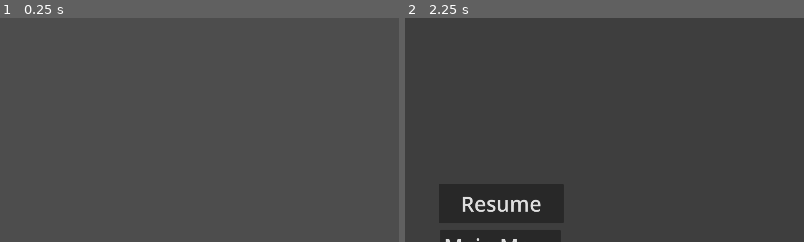
Above: before the commit, frames 1-2 (left to right).
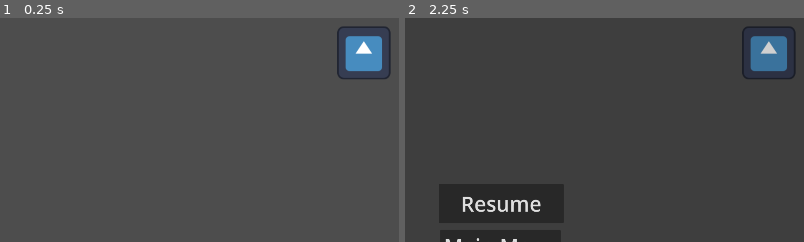
Above: after the commit, the same moments.

Repository: Inquisitor718/Casa-de-Penguin
Game: Godot game, scene res://Scenes/Kitchen.tscn
The game is run twice, just before and just after one commit, with the same random seed, the same clock (stepped at 60 frames per second) and the same inputs. This scene is started directly instead of the project's main scene. The engine's default icon, where the game draws it, is replaced by a stand-in: a white triangle on a blue panel in a dark square.
Inputs:
- Up to frame 1 (0.25 s): no input
- Up to frame 2 (2.25 s): click "II" at 0.5 s; click "Resume" at 1.25 s; click "II" at 2 s
The pictures show only the part of the screen within x 38-88%, y 9-59%; the shares and areas given below are measured in that part.

The runs differ from the first frame. In frame 1, 1.9% of the frame differs, in the area x 84-98%, y 3-28%; in frame 2, 1.7%.

Commit message:
chain theek hi ab

Diff:
--- a/casa-de-penguin/Scenes/Chain.tscn
+++ b/casa-de-penguin/Scenes/Chain.tscn
@@ -1,18 +1,23 @@
-[gd_scene load_steps=3 format=3 uid="uid://dqkdmfcj41bim"]
+[gd_scene load_steps=5 format=3 uid="uid://dqkdmfcj41bim"]
 
+[ext_resource type="Script" uid="uid://3yjnb7pe7j07" path="res://Scripts/chain123.gd" id="1_oeqib"]
 [ext_resource type="Texture2D" uid="uid://bxkdtofujphu3" path="res://icon.svg" id="2_u2rjf"]
+
+[sub_resource type="GDScript" id="GDScript_u2rjf"]
+script/source = "extends Area2D
+"
 
 [sub_resource type="CapsuleShape2D" id="CapsuleShape2D_wtv3q"]
 radius = 37.0
 height = 74.0
 
 [node name="Node2D" type="Node2D"]
-
-spill_thershold = 10.0
+script = ExtResource("1_oeqib")
 metadata/_edit_vertical_guides_ = [-831.0, -891.0]
 metadata/_edit_horizontal_guides_ = [501.0]
 
 [node name="Chain123" type="Area2D" parent="."]
+script = SubResource("GDScript_u2rjf")
 
 [node name="CollisionShape2D" type="CollisionShape2D" parent="Chain123"]
 shape = SubResource("CapsuleShape2D_wtv3q")
--- a/casa-de-penguin/Scenes/Kitchen.tscn
+++ b/casa-de-penguin/Scenes/Kitchen.tscn
@@ -1,4 +1,6 @@
-[gd_scene format=3 uid="uid://b47dnlbyly1av"]
+[gd_scene load_steps=2 format=3 uid="uid://b47dnlbyly1av"]
+
+[ext_resource type="PackedScene" uid="uid://dqkdmfcj41bim" path="res://Scenes/Chain.tscn" id="1_7u47w"]
 
 [node name="Node2D" type="Node2D"]
 metadata/_edit_horizontal_guides_ = [797.0]
@@ -17,3 +19,6 @@
 offset_right = 1719.0
 offset_bottom = 248.0
 value = 100.0
+
+[node name="Node2D" parent="." instance=ExtResource("1_7u47w")]
+position = Vector2(1600, 180)
--- a/casa-de-penguin/Scenes/kitchen.tscn
+++ b/casa-de-penguin/Scenes/kitchen.tscn
@@ -1,4 +1,6 @@
-[gd_scene format=3 uid="uid://b47dnlbyly1av"]
+[gd_scene load_steps=2 format=3 uid="uid://b47dnlbyly1av"]
+
+[ext_resource type="PackedScene" uid="uid://dqkdmfcj41bim" path="res://Scenes/Chain.tscn" id="1_7u47w"]
 
 [node name="Node2D" type="Node2D"]
 metadata/_edit_horizontal_guides_ = [797.0]
@@ -17,3 +19,6 @@
 offset_right = 1719.0
 offset_bottom = 248.0
 value = 100.0
+
+[node name="Node2D" parent="." instance=ExtResource("1_7u47w")]
+position = Vector2(1600, 180)
--- /dev/null
+++ b/casa-de-penguin/Scripts/chain123.gd
@@ -0,0 +1,41 @@
+extends Node2D
+
+
+@export var mainscene_transition: PackedScene
+@export var spill_thershold := 70.0
+var velocity := 500.0
+
+@onready var chain_123: Area2D = $Chain123
+
+var drag := false
+var spill := false
+
+func _ready() -> void:
+	chain_123.input_pickable = true
+
+func _process(delta: float) -> void:
+
+	if !drag:
+		chain_123.position.y = (max(0,chain_123.position.y-velocity * delta))
+
+
+func _on_chain_123_input_event(viewport: Node, event: InputEvent, shape_idx: int) -> void:
+	if event is InputEventMouseButton and event.button_index == MOUSE_BUTTON_LEFT:
+		if event.pressed:
+			drag = true
+			spill = false
+		else:
+			drag = false
+		return
+
+	if drag and event is InputEventMouseMotion:
+		var vel = event.relative.y
+		chain_123.position.y = min((max(0,chain_123.position.y+vel)),750)
+
+		if vel > spill_thershold and not spill:
+			spill = true
+			print("spill")
+
+
+func _on_chain_123_mouse_exited() -> void:
+	drag = false
Not shown, added: casa-de-penguin/Scripts/chain123.gd.uid
